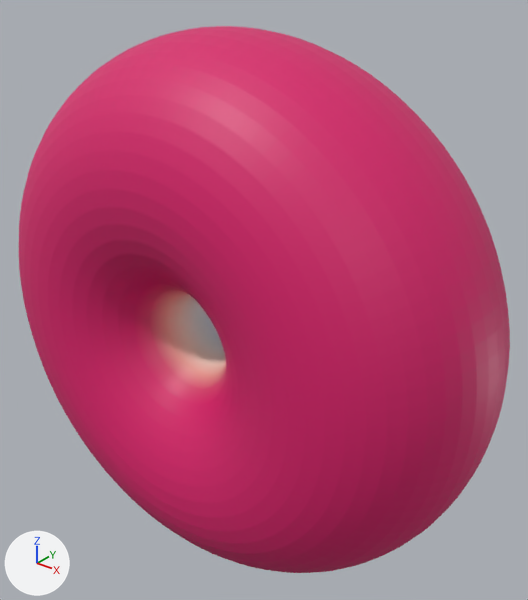
One commit to the glTF model assets/torus_grid_sweep/torus_R0_r7.glb: the scene before it, then after it.
Both versions are drawn from a 50 mm lens placed at (14.55, -16.71, 11.21), pointed at (0.6, 0.73, 0.4). The axes (+X, +Y, +Z) are drawn at lower left. The lights are the same throughout. The picture after the commit comes second. Where no turn or scale is listed for an object, it has been applied to the vertices.

In view in the first picture: 'geometry_0'.
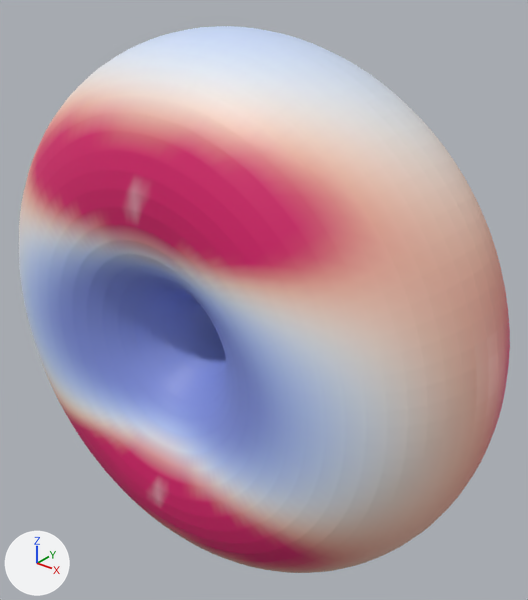
What the commit changed:
me_geometry_0 has 5000 vertices, 10000 faces and spans x -9.1..9.1, y -4.1..4.1, z -9.1..9.1.
me_geometry_0 is used by ob_geometry_0; location (0.0, 0.0, 0.0).
me_geometry_0 part 1: 3764 faces centred in x -5.9..5.9, y -4.1..3.8, z -2.9..2.9 are repainted in the vertex colours; the middle colour goes from pink #dd4772 to blue #8394e1.
me_geometry_0 part 2: 1468 faces centred in x -9.0..9.0, y -4.1..4.1, z -7.6..7.6 are repainted in the vertex colours; the middle colour goes from pink #da1c6c to beige #f7cab8.
me_geometry_0 part 3: 1770 faces centred in x -9.1..9.1, y -4.1..4.1, z -7.1..7.1 are repainted in the vertex colours; the middle colour goes from pink #da1c6c to pink #e57e80.
me_geometry_0 part 4: 1080 faces centred in x -8.2..8.2, y -4.1..4.1, z -8.3..8.3 are repainted in the vertex colours; the middle colour goes from pink #da1c6c to white #f1ebea.
me_geometry_0 part 5: 1028 faces centred in x -7.0..7.0, y -4.1..4.0, z -9.1..9.1 are repainted in the vertex colours; the middle colour goes from pink #da1c6c to pale blue #d7e4fc.

Boxes [x1, y1, x2, y2] around the edits, measured in the pictures (528 x 600 px):
part 1 of me_geometry_0, recoloured (lighter)
    both: [26, 247, 324, 487]
part 2 of me_geometry_0, recoloured (pink to beige)
    both: [21, 81, 496, 573]
part 3 of me_geometry_0, recoloured
    both: [26, 98, 510, 572]
part 4 of me_geometry_0, recoloured (pink to white)
    both: [19, 53, 463, 530]
part 5 of me_geometry_0, recoloured
    both: [19, 26, 394, 510]
